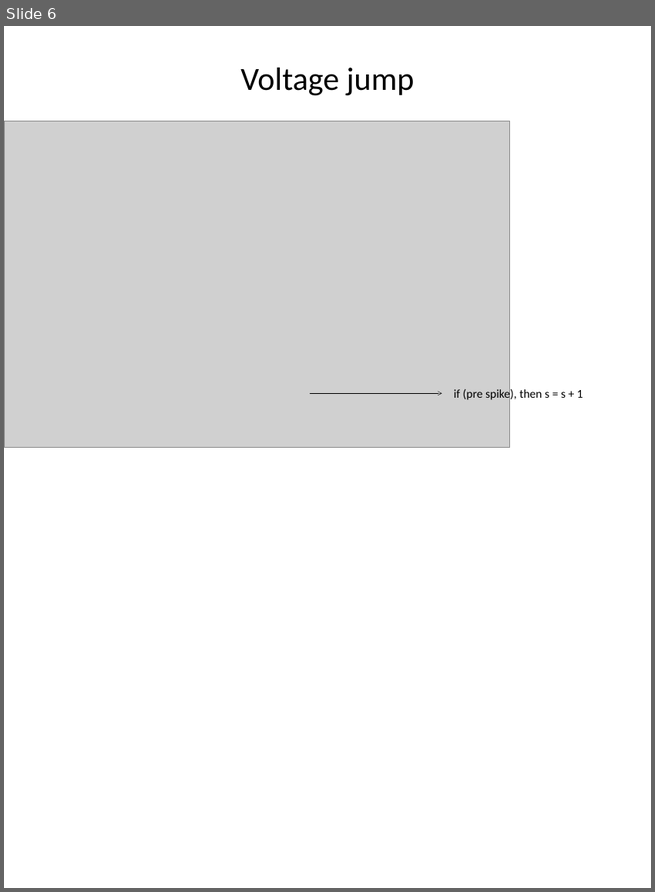
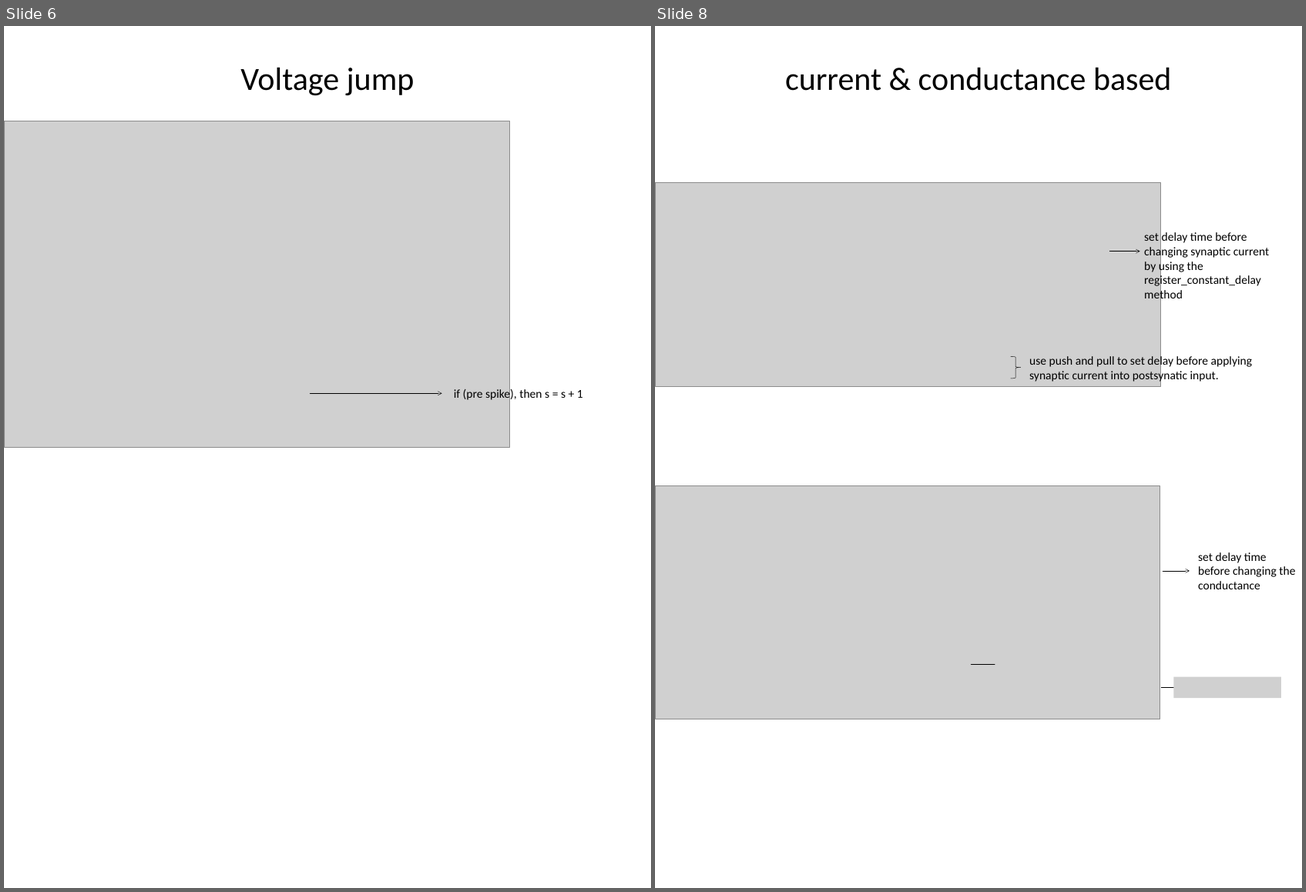
Before and after one commit to quanpeng0/BrainModels, a slide deck: docs/brainpy_handbook/ppt/syn.pptx. Shown side by side, each under a label of ours: slide 6 before the commit, slides 6 and 8 after it; the slides between them are not shown. The pictures are 655x892 and 1306x892 pixels, drawn with LibreOffice and Linux fonts; fonts in the diff are those of the drawing; grey boxes stand for pictures. Boxes give left, top, right and bottom in pixels: in the first picture for what was removed or moved away, otherwise in the second. Text is boxed around its words. In the diff, an @@ line names an element or a change of style, - is before the commit and + after.

```diff
--- a/docs/brainpy_handbook/ppt/syn.pptx
+++ b/docs/brainpy_handbook/ppt/syn.pptx
@@ slide 8 added at (655,26,1302,888), background #FFFFFF @@
@@ title added at (785,68,1172,91), 54 pt, text #000000 @@
+current & conductance based
@@ picture added at (655,182,1160,386) @@
@@ text added at (1144,232,1269,302), 20 pt, text #000000 @@
+set delay time before changing synaptic current by using the register_constant_delay method
@@ arrow added from (1109, 252) to (1139, 252), #000000 0.5 pt @@
@@ right brace added at (1010,357,1021,379), outline #000000 0.5 pt @@
@@ text added at (1029,355,1252,383), 20 pt, text #000000 @@
+use push and pull to set delay before applying synaptic current into postsynatic input.
@@ picture added at (655,486,1159,719) @@
@@ text added at (1198,553,1295,590), 20 pt, text #000000 @@
+set delay time before changing the conductance
@@ arrow added from (1162, 571) to (1189, 571), #000000 0.5 pt @@
@@ arrow added from (971, 664) to (1001, 664), #000000 0.5 pt @@
@@ picture added at (995,652,1048,674) @@
@@ arrow added from (1161, 688) to (1189, 688), #000000 0.5 pt @@
@@ picture added at (1174,677,1281,698) @@
```
Also in this commit, not shown: 10 other slides added.
